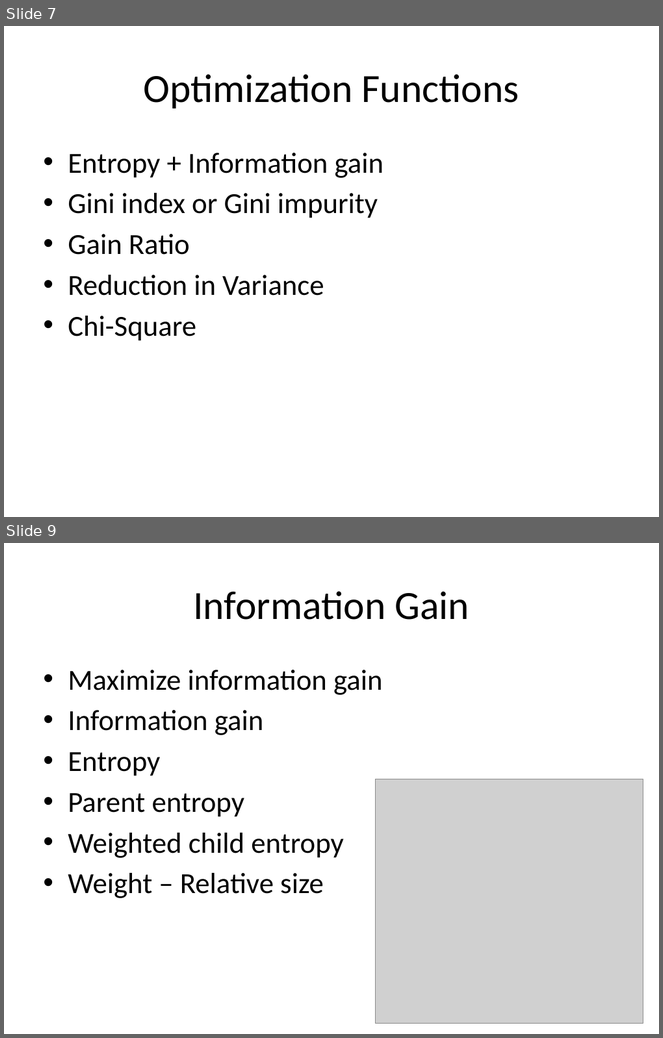
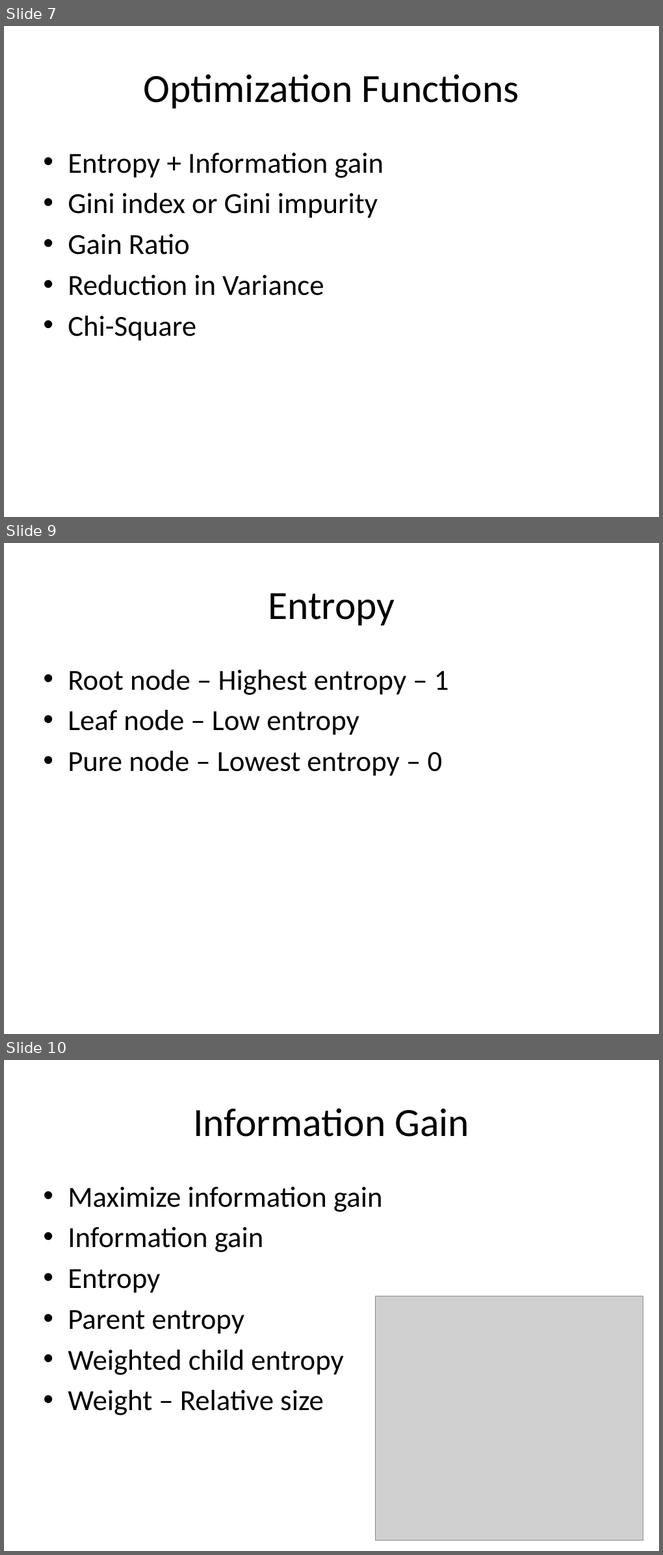
Before and after one commit to look4pritam/ArtificialIntelligence, a slide deck: MachineLearning/DecisionTree/DecisionTree.pptx. Shown one above the other, each under a label of ours: slides 7 and 9 before the commit, slides 7, 9 and 10 after it; the slides between them are not shown. The pictures are 663x1038 and 663x1555 pixels, drawn with LibreOffice and Linux fonts; fonts in the diff are those of the drawing; grey boxes stand for pictures. Boxes give left, top, right and bottom in pixels: in the first picture for what was removed or moved away, otherwise in the second. Text is boxed around its words. In the diff, an @@ line names an element or a change of style, - is before the commit and + after.

```diff
--- a/MachineLearning/DecisionTree/DecisionTree.pptx
+++ b/MachineLearning/DecisionTree/DecisionTree.pptx
@@ slide 9 added at (4,543,659,1034), background #FFFFFF @@
@@ title added at (268,593,395,626), 44 pt, text #000000 @@
+Entropy
@@ text added at (68,670,449,776), 32 pt, text #000000 @@
+• Root node – Highest entropy – 1
+• Leaf node – Low entropy
+• Pure node – Lowest entropy – 0
@@ what was slide 9 is now slide 10 @@
```
Also in this commit, not shown: 1 slide changed.
